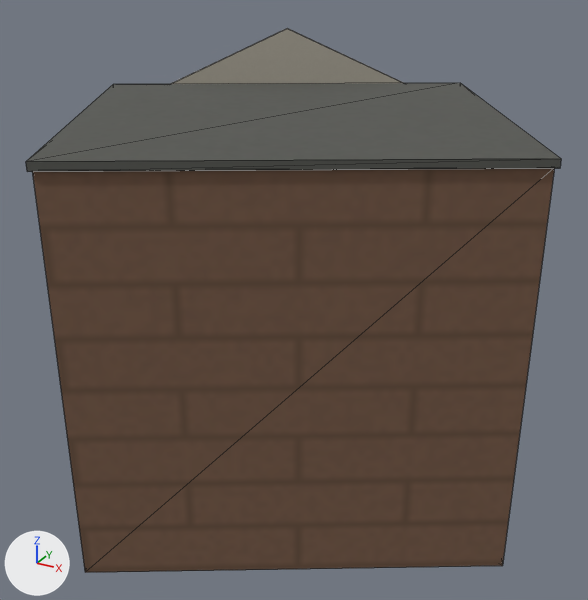
One commit to the Blender file site/landmarks/rusthuis-haringvliet/model.blend: the scene before it, then after it.
One viewpoint serves both versions: a 50 mm lens placed at (12.2, -22.0, 17.8), pointed at (0.2, -0.1, 6.8). Lighting does not change. The marker at lower left points along +X, +Y and +Z. The older version comes first. Mesh edges are drawn as thin lines.

In view in the first picture: 'rusthuis-haringvliet-0', 'rusthuis-haringvliet-1', 'rusthuis-haringvliet-3'.
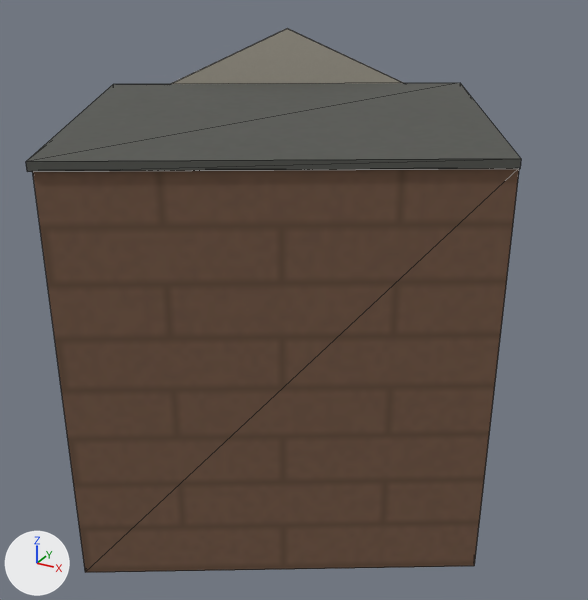
Where the change shows, as pixel boxes [x1, y1, x2, y2] in the pictures (588 x 600 px):
'rusthuis-haringvliet-0', reshaped (7% narrower)
    before: [33, 168, 555, 572]
    after: [33, 169, 519, 572]
'rusthuis-haringvliet-1', reshaped (7% narrower)
    before: [26, 83, 561, 172]
    after: [26, 83, 521, 172]

The change, as a diff of the scene's bpy script:
```diff
--- a/site/landmarks/rusthuis-haringvliet/model.blend.py
+++ b/site/landmarks/rusthuis-haringvliet/model.blend.py
@@ me_rusthuis_haringvliet_0 @@
 # used by ob_rusthuis_haringvliet_0; location = (0.0, 0.0, 0.0)
-me_rusthuis_haringvliet_0.from_pydata(...)  # 60 vertices, 20 faces; spans x -8.4..8.4, y -8.1..8.1, z 0.4..14.5
+me_rusthuis_haringvliet_0.from_pydata(...)  # 60 vertices, 20 faces; spans x -8.4..7.6, y -8.1..8.1, z 0.4..14.5
+# me_rusthuis_haringvliet_0 part 1: all 9 vertices in x 8.4, y -1.8, z 0.4..12.8 are moved by (-0.7, -0.4, 0.0)
 me_rusthuis_haringvliet_0.materials.append(mat_rusthuis_haringvliet_materiaal_0)
@@ me_rusthuis_haringvliet_1 @@
 # used by ob_rusthuis_haringvliet_1; location = (0.0, 0.0, 0.0)
-me_rusthuis_haringvliet_1.from_pydata(...)  # 36 vertices, 12 faces; spans x -8.5..8.5, y -8.3..8.3, z 12.8..13.0
+me_rusthuis_haringvliet_1.from_pydata(...)  # 36 vertices, 12 faces; spans x -8.5..7.7, y -8.3..8.3, z 12.8..13.0
+# me_rusthuis_haringvliet_1 part 2: all 9 vertices in x 8.5, y -1.8, z 12.8..13.0 are moved by (-0.8, -0.5, 0.0)
 me_rusthuis_haringvliet_1.materials.append(mat_rusthuis_haringvliet_materiaal_1)
```
